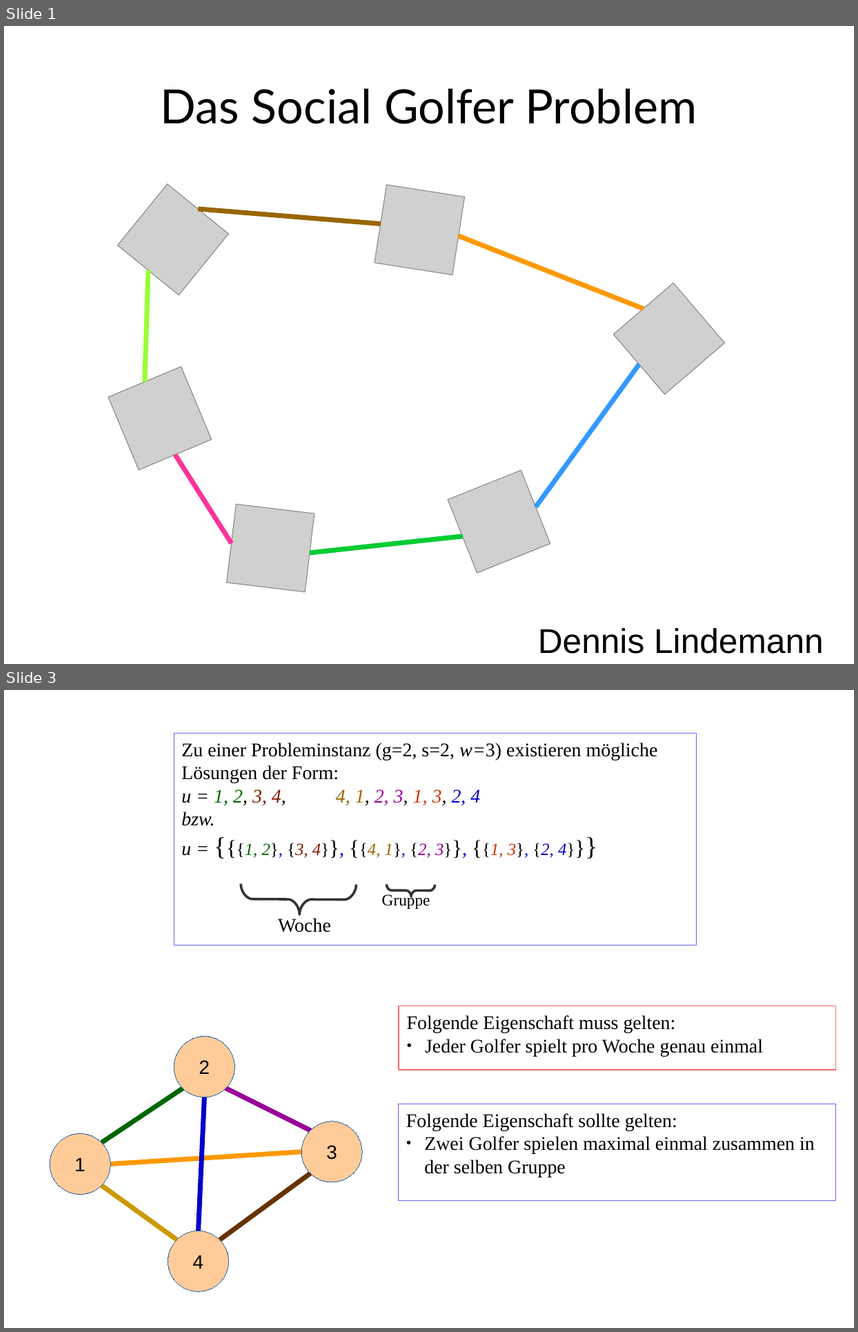
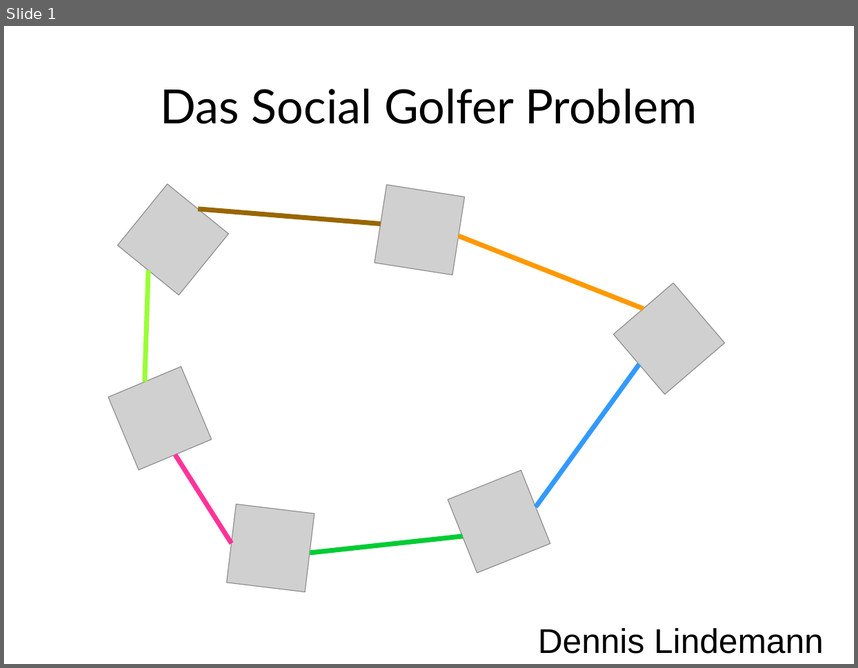
Before and after one commit to RincewindWizzard/social-golfers, a slide deck: presentation/DennisLindemannSocialGolferProblem.odp. Shown one above the other, each under a label of ours: slides 1 and 3 before the commit, slide 1 after it; the slides between them are not shown. The pictures are 858x1332 and 858x668 pixels, drawn with LibreOffice and Linux fonts; fonts in the diff are those of the drawing; grey boxes stand for pictures. Boxes give left, top, right and bottom in pixels: in the first picture for what was removed or moved away, otherwise in the second. Text is boxed around its words. In the diff, an @@ line names an element or a change of style, - is before the commit and + after.

```diff
--- a/presentation/DennisLindemannSocialGolferProblem.odp
+++ b/presentation/DennisLindemannSocialGolferProblem.odp
@@ slide 3 removed at <box>4,690,854,1328</box>, background #FFFFFF @@
@@ rectangle removed at <box>174,733,696,945</box> @@
-Zu einer Probleminstanz (g=2, s=2, w=3) existieren mögliche Lösungen der Form:
-u = 1, 2, 3, 4, 4, 1, 2, 3, 1, 3, 2, 4
-bzw.
-u = {{{1, 2}, {3, 4}}, {{4, 1}, {2, 3}}, {{1, 3}, {2, 4}}}
@@ freeform shape removed at <box>241,884,357,914</box> @@
@@ text removed at <box>382,893,430,909</box> @@
-Gruppe
@@ freeform shape removed at <box>387,884,436,896</box> @@
@@ text removed at <box>278,918,331,932</box> @@
-Woche
@@ rectangle removed at <box>399,1005,836,1069</box> @@
-Folgende Eigenschaft muss gelten:
-● Jeder Golfer spielt pro Woche genau einmal
@@ rectangle removed at <box>399,1104,836,1201</box> @@
-Folgende Eigenschaft sollte gelten:
-● Zwei Golfer spielen maximal einmal zusammen in der selben Gruppe
@@ group removed at <box>50,1036,363,1292</box>: 6 lines, 4 ellipses @@
-2
-3
-4
-1
```
Also in this commit, not shown: 5 slides changed, 11 slides added, 4 other slides removed, 1 other file.
